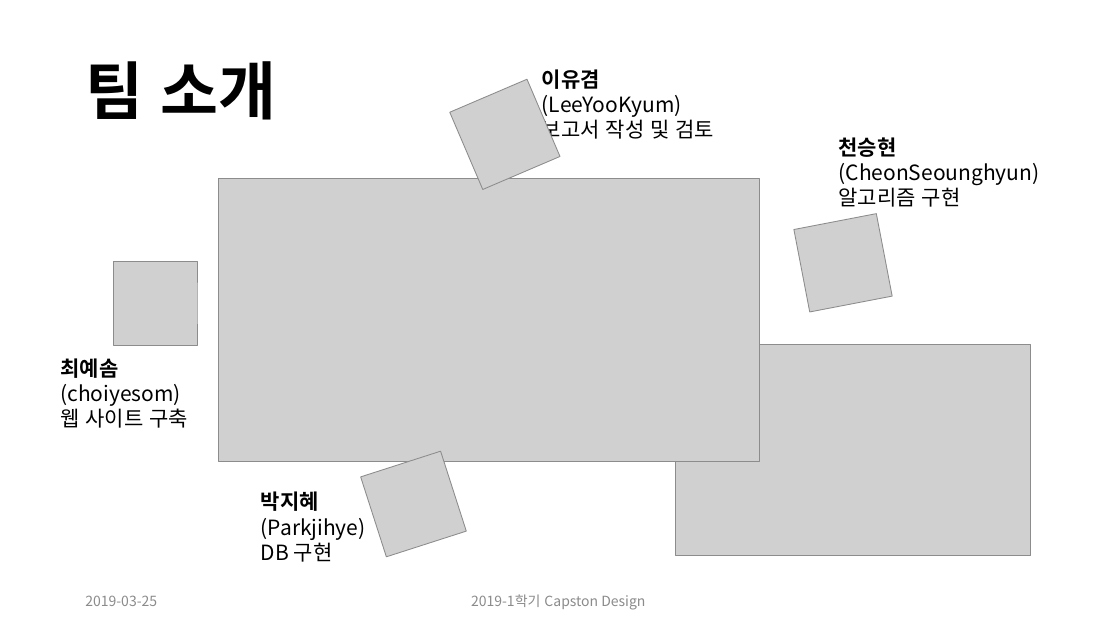
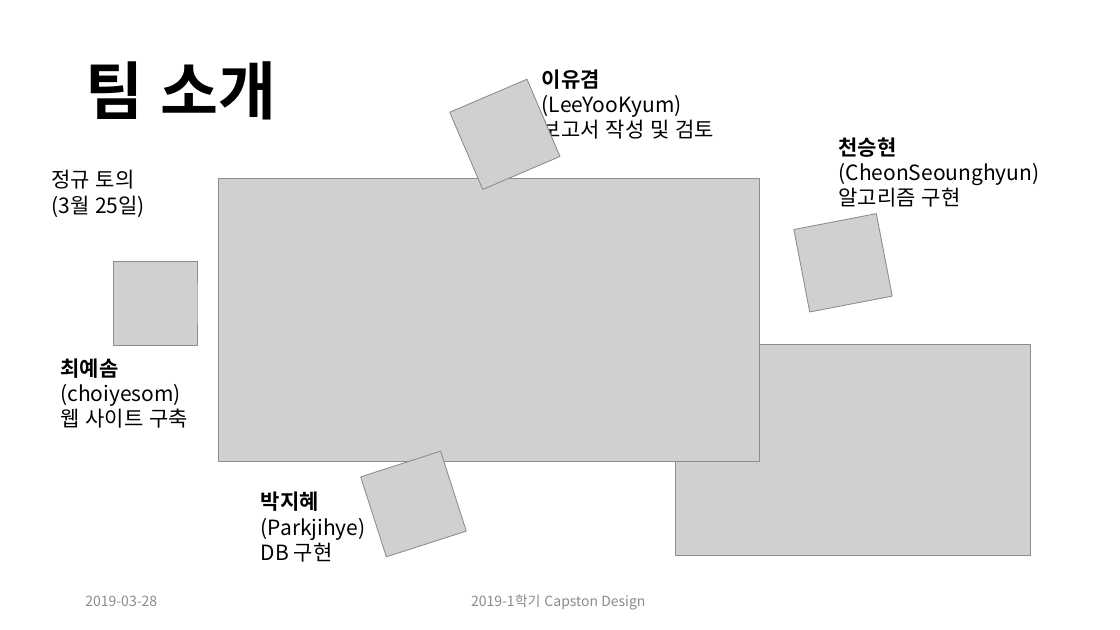
Before and after one commit to CheonSeounghyun/Coordination-Recommend, a slide deck: slide 3 of document/Capston Design Proposal_update(ppt).pptx. Drawn at 1120x630 pixels with LibreOffice and Linux fonts; fonts in the diff are those of the drawing; grey boxes stand for pictures. Boxes give left, top, right and bottom in pixels: in the first picture for what was removed or moved away, otherwise in the second. Text is boxed around its words. In the diff, an @@ line names an element or a change of style, - is before the commit and + after.

```diff
--- a/document/Capston Design Proposal_update(ppt).pptx
+++ b/document/Capston Design Proposal_update(ppt).pptx
@@ text added at (51, 169, 145, 217), 18 pt, text #000000 @@
+정규 토의
+(3월 25일)
@@ text at (85, 595, 157, 606): text changed @@
-2019-03-25
+2019-03-28
```
Also in this commit, not shown: 10 other slides changed, 2 slides added, 2 slides removed.
